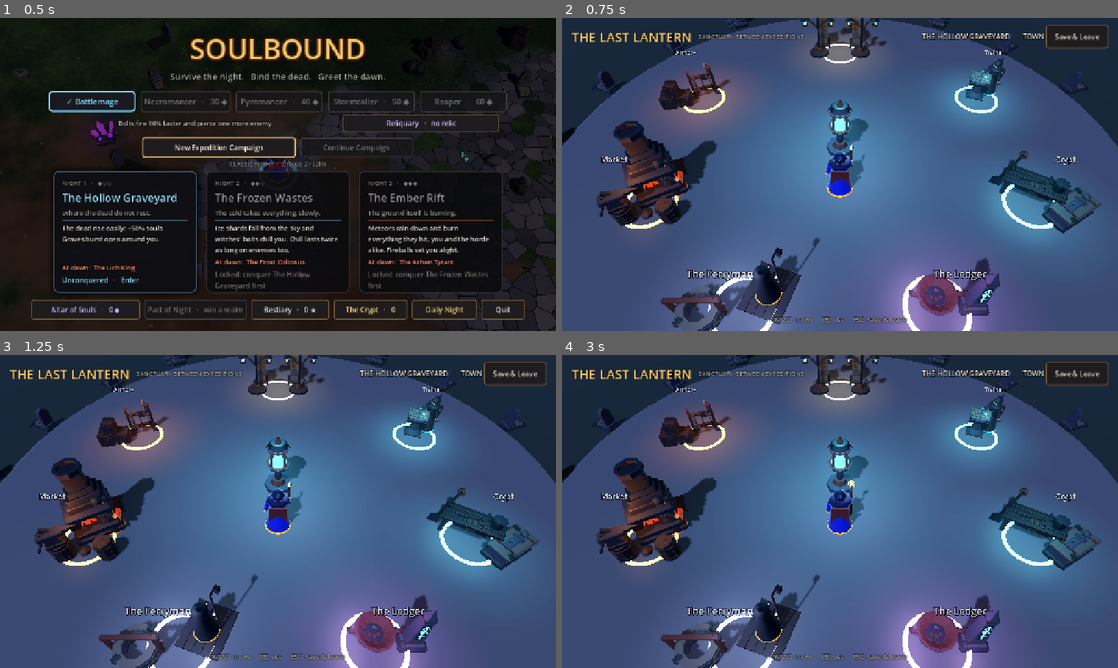
Above: before the commit, frames 1-4 (two rows, left to right).
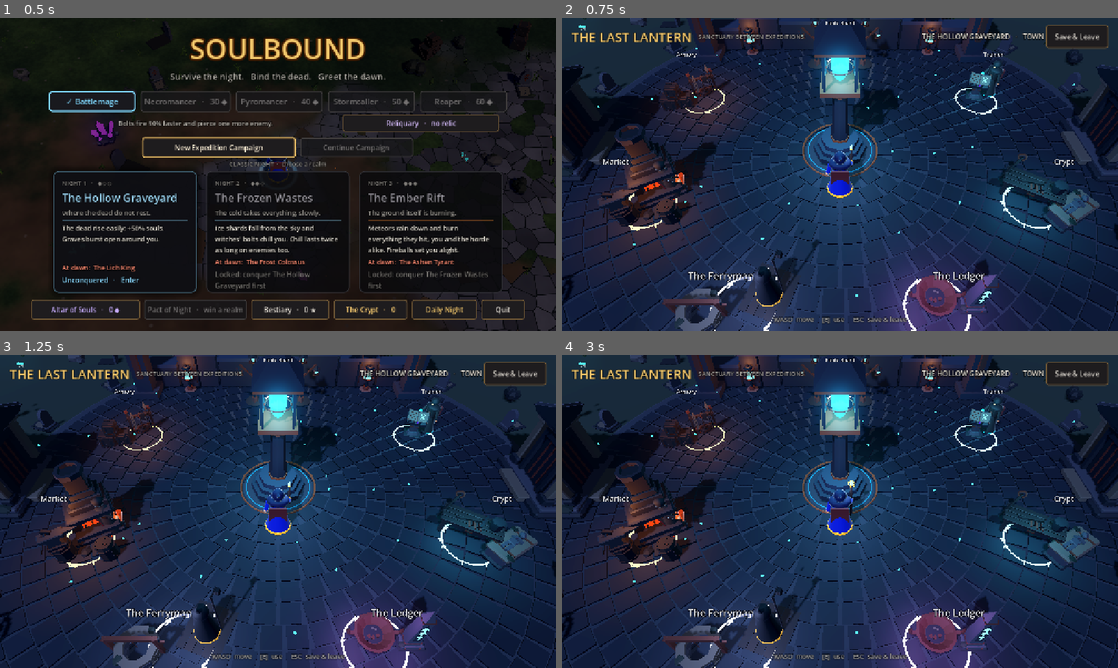
Above: after the commit, the same moments.

Repository: MarkJRogers92/ARPG
Game: Godot game, scene res://scenes/main.tscn
Two runs of this game, one before a commit and one after it. Both use one fixed random seed, a clock stepped at 60 frames per second and the inputs below. Sound files missing from this copy of the repository are replaced by a short silence.
Inputs:
- Up to frame 1 (0.5 s): no input
- Up to frame 2 (0.75 s): click "New Expedition Campaign" at 0.5 s
- Up to frame 3 (1.25 s): no input
- Up to frame 4 (3 s): click "Save & Leave" at 1.25 s; click "New Expedition Campaign" at 2 s; click "Start new campaign" at 2.75 s

Frame 1 is identical in both runs. In frame 2, 81% of the frame differs, in the area x 0-100%, y 0-100%; in frame 3, 81%; in frame 4, 81%.

Commit message:
Walkable town visual pass: real Lantern and apse, flagstones, biome scenery
Reuses the sanctuary art from CampaignBackdrop at walking scale; laid
flagstone plaza with a southern road; biome-matched ground, fog and
scattered scenery; mausoleums, statues and braziers; soul motes; idle
keepers. Route board moves in front of the apse.

Co-Authored-By: Claude Opus 5.5 <noreply@anthropic.com>
Claude-Session: https://claude.ai/code/session_01TXGejhQz8wKbyJEB7eMGQ2

Diff:
--- a/scripts/campaign/campaign_walk_town.gd
+++ b/scripts/campaign/campaign_walk_town.gd
@@ -18,8 +18,8 @@
 ## around `at`; `person` adds a standing figure (Ferryman model or a robed
 ## keeper) so services read as people as well as places.
 const STATIONS := [
-	{"id": "route", "label": "Route Board  ·  depart", "at": Vector3(0, 0, -9.0), "color": GOLD,
-		"props": [["lantern_post", Vector3(-1.4, 0, 0), 0.0], ["lantern_post", Vector3(1.4, 0, 0), 0.0], ["broken_archway", Vector3(0, 0, -1.2), 0.0]]},
+	{"id": "route", "label": "Route Board  ·  depart", "at": Vector3(0, 0, -7.4), "color": GOLD,
+		"props": [["lantern_post", Vector3(-1.5, 0, -0.3), 0.0], ["lantern_post", Vector3(1.5, 0, -0.3), 0.0]]},
 	{"id": "pack", "label": "Armory  ·  equipment", "at": Vector3(-8.0, 0, -4.0), "color": EMBER,
 		"props": [["weapon_rack", Vector3(0, 0, -0.6), 25.0], ["crate_stack", Vector3(-1.3, 0, 0.4), 10.0]]},
 	{"id": "market", "label": "Market  ·  buy, sell, reforge", "at": Vector3(-8.5, 0, 3.5), "color": EMBER,
@@ -49,6 +49,24 @@
 var _rings: Dictionary = {} # service id -> MeshInstance3D
 var _near := ""
 var _clock := 0.0
+var _env: Environment
+var _ground_material: StandardMaterial3D
+var _scatter: Node3D
+var _biome := -1
+var _motes: Array[MeshInstance3D] = []
+var _mote_origins: Array[Vector3] = []
+var _keepers: Array[Node3D] = []
+
+## Per-biome ground, ambient, fog, and the scenery kinds scattered beyond
+## the plaza (Models.prop kinds, the same ones combat decor uses).
+const BIOMES := [
+	{"ground": Color(0.1, 0.13, 0.085), "ambient": Color(0.53, 0.63, 0.79), "fog": Color(0.08, 0.1, 0.16),
+		"props": [["grass", 70], ["bush", 14], ["tree", 12], ["grave", 12], ["rock", 10], ["mushroom", 10], ["bones", 6]]},
+	{"ground": Color(0.62, 0.68, 0.76), "ambient": Color(0.62, 0.72, 0.9), "fog": Color(0.42, 0.5, 0.62),
+		"props": [["pine", 22], ["snowrock", 16], ["ice", 12], ["rock", 8], ["grave", 6]]},
+	{"ground": Color(0.16, 0.08, 0.06), "ambient": Color(0.82, 0.5, 0.36), "fog": Color(0.22, 0.08, 0.04),
+		"props": [["ashtree", 18], ["obsidian", 16], ["brimstone", 12], ["rock", 10], ["bones", 8]]},
+]
 
 
 func _ready() -> void:
@@ -70,6 +88,14 @@
 func present(state: Dictionary) -> void:
 	if not is_instance_valid(_hero):
 		return
+	var biome := clampi(int(state.get("biome_index", 0)), 0, BIOMES.size() - 1)
+	if biome != _biome:
+		_biome = biome
+		var look: Dictionary = BIOMES[biome]
+		_ground_material.albedo_color = look["ground"]
+		_env.ambient_light_color = look["ambient"]
+		_env.fog_light_color = look["fog"]
+		_build_scatter(biome)
 	var info: Dictionary = HeroClass.data(str(state.get("hero_class", "")))
 	if info.has("look"):
 		_hero.set_body(info["look"])
@@ -91,6 +117,12 @@
 	for id: String in _rings:
 		var ring: MeshInstance3D = _rings[id]
 		ring.scale = Vector3.ONE * ((1.12 + 0.06 * sin(_clock * 3.0)) if id == _near else 1.0)
+	for i in _motes.size():
+		var phase := float(i) * 0.71
+		_motes[i].position = _mote_origins[i] + Vector3(cos(_clock * 0.3 + phase) * 0.4, sin(_clock * 0.8 + phase) * 0.3, sin(_clock * 0.25 + phase) * 0.4)
+	for i in _keepers.size():
+		_keepers[i].position.y = sin(_clock * 1.6 + i) * 0.03
+		_keepers[i].scale.y = 1.0 + sin(_clock * 1.6 + i) * 0.015
 	if not walking or not is_instance_valid(_hero):
 		return
 	var input := Input.get_vector("move_left", "move_right", "move_up", "move_down")
@@ -111,7 +143,7 @@
 	if next.length() > PLAZA_RADIUS:
 		next = next.normalized() * PLAZA_RADIUS
 	_hero_pos = next
-	_hero.position = Vector3(_hero_pos.x, 0, _hero_pos.y)
+	_hero.position = Vector3(_hero_pos.x, 0.12, _hero_pos.y) # stand on the flagstones
 	if velocity.length() > 0.1:
 		_hero.rotation.y = atan2(-velocity.x, -velocity.y)
 	_hero.set_motion(velocity, maxf(delta, 0.001))
@@ -144,6 +176,7 @@
 
 func _build_environment() -> void:
 	var env := Environment.new()
+	_env = env
 	env.background_mode = Environment.BG_COLOR
 	env.background_color = Color(0.026, 0.044, 0.064)
 	env.ambient_light_source = Environment.AMBIENT_SOURCE_COLOR
@@ -182,7 +215,8 @@
 	var plane := PlaneMesh.new()
 	plane.size = Vector2(70, 70)
 	ground.mesh = plane
-	ground.material_override = _flat_material(Color(0.1, 0.12, 0.09))
+	_ground_material = _flat_material(BIOMES[0]["ground"])
+	ground.material_override = _ground_material
 	add_child(ground)
 	var plaza := MeshInstance3D.new()
 	var disc := CylinderMesh.new()
@@ -192,18 +226,131 @@
 	disc.radial_segments = 48
 	plaza.mesh = disc
 	plaza.position.y = 0.04
-	plaza.material_override = _flat_material(Color(0.24, 0.235, 0.25))
+	plaza.material_override = _flat_material(Color(0.12, 0.13, 0.15))
 	add_child(plaza)
 	# A ring of graves and pillars marks the sanctuary's edge.
 	for i in 18:
 		var angle := TAU * i / 18.0
 		var kind := "rune_gravestone" if i % 3 else "ruined_pillar"
+		if sin(angle) > 0.0 and absf(cos(angle)) * (PLAZA_RADIUS + 2.2) < 4.0:
+			continue # the road and its statues
 		_prop(kind, Vector3(cos(angle), 0, sin(angle)) * (PLAZA_RADIUS + 2.2), rad_to_deg(-angle) + 90.0, 1.0, false)
 
 
+## Reuses the sanctuary art from CampaignBackdrop (the Last Lantern and the
+## ruined apse) at walking scale, so the town is the place players already know.
 func _build_lantern() -> void:
-	_prop("soul_brazier", Vector3.ZERO, 0.0, 1.6, true)
-	_light(Vector3(0, 3.0, 0), SOUL, 4.0, 11.0)
+	var art := CampaignBackdrop.new()
+	var lantern := Node3D.new()
+	lantern.name = "LastLantern"
+	# The backdrop draws the lantern at (0, 0, -1.72); recenter it on the plaza.
+	lantern.scale = Vector3.ONE * 1.6
+	lantern.position = Vector3(0, 0, 1.72 * 1.6)
+	add_child(lantern)
+	art._add_lantern(lantern)
+	var apse := Node3D.new()
+	apse.name = "RuinedApse"
+	apse.scale = Vector3.ONE * 1.9
+	apse.position = Vector3(0, 0, -4.0)
+	add_child(apse)
+	art._add_chapel(apse)
+	art.free()
+	_blockers.append([Vector2.ZERO, 1.45])
+	for i in 15:
+		_blockers.append([Vector2(-8.4 + i * 1.2, -10.0), 0.8])
+	for x in [-8.74, 8.74]:
+		_blockers.append([Vector2(x, -8.75), 1.0])
+	_light(Vector3(0, 5.0, 0), SOUL, 3.0, 14.0)
+	_build_flagstones()
+	_build_buildings()
+	_build_motes()
+
+
+## Individually laid stones in rings, plus a road leaving south.
+func _build_flagstones() -> void:
+	var kit := MeshKit.new()
+	kit.flat = true
+	kit.max_segments = 16
+	var stone := Color(0.3, 0.34, 0.4)
+	var ring := 0
+	var radius := 2.2
+	while radius < PLAZA_RADIUS + 1.0:
+		var count := int(TAU * radius / 0.95)
+		for i in count:
+			var angle := TAU * (i + 0.5 * (ring % 2)) / count
+			var shade := float(posmod(i * 7 + ring * 13, 5)) * 0.025
+			kit.box(Vector3(0.86, 0.1, 0.8), MeshKit.at(Vector3(cos(angle) * radius, 0.1, sin(angle) * radius), Vector3(0, rad_to_deg(-angle) + float(posmod(i * 3, 5) - 2), 0)), stone.darkened(0.12 + shade))
+		radius += 0.92
+		ring += 1
+	for i in 12:
+		var z := PLAZA_RADIUS + 0.6 + i * 0.9
+		for x in [-0.9, 0.0, 0.9]:
+			kit.box(Vector3(0.82, 0.1, 0.8), MeshKit.at(Vector3(x + (0.2 if i % 2 else -0.2), 0.08 - i * 0.004, z), Vector3(0, float(posmod(i * 5, 7) - 3), 0)), stone.darkened(0.18 + i * 0.015))
+	# Brass inlay rings around the lantern, as in the vignette.
+	kit.torus(1.85, 1.95, MeshKit.at(Vector3(0, 0.16, 0)), Color(0.61, 0.43, 0.24), 0.12, 32)
+	kit.torus(1.6, 1.66, MeshKit.at(Vector3(0, 0.17, 0)), SOUL.darkened(0.3), 0.35, 32)
+	var instance := MeshInstance3D.new()
+	instance.name = "Flagstones"
+	instance.mesh = kit.commit(Models.material("kit"))
+	add_child(instance)
+
+
+## Larger structures behind the service ring give the plaza a skyline.
+func _build_buildings() -> void:
+	_prop("mausoleum", Vector3(-14.5, 0, 0.0), 90.0, 1.3, false)
+	_prop("mausoleum", Vector3(14.5, 0, 0.0), -90.0, 1.3, false)
+	_prop("guardian_statue", Vector3(-2.2, 0, PLAZA_RADIUS + 1.6), 180.0, 1.1, false)
+	_prop("guardian_statue", Vector3(2.2, 0, PLAZA_RADIUS + 1.6), 180.0, 1.1, false)
+	_prop("funeral_wagon", Vector3(-11.8, 0, 7.5), 40.0, 1.0, false)
+	_prop("winged_memorial", Vector3(11.8, 0, 7.5), -40.0, 1.0, false)
+	_prop("soul_brazier", Vector3(-6.0, 0, -9.2), 0.0, 1.0, true)
+	_prop("soul_brazier", Vector3(6.0, 0, -9.2), 0.0, 1.0, true)
+	_light(Vector3(-6.0, 1.8, -9.2), EMBER, 2.0, 5.0)
+	_light(Vector3(6.0, 1.8, -9.2), EMBER, 2.0, 5.0)
+
+
+func _build_motes() -> void:
+	var kit := MeshKit.new()
+	kit.sphere(0.05, Transform3D.IDENTITY, SOUL, 1.0, 6, 3)
+	var mesh := kit.commit(Models.material("kit"))
+	for i in 28:
+		var mote := MeshInstance3D.new()
+		mote.mesh = mesh
+		var angle := TAU * i / 28.0 + float(i % 3)
+		var distance := 2.0 + float((i * 37) % 100) * 0.1
+		mote.position = Vector3(cos(angle) * distance, 0.8 + float(i % 6) * 0.45, sin(angle) * distance)
+		add_child(mote)
+		_motes.append(mote)
+		_mote_origins.append(mote.position)
+
+
+## Scenery beyond the plaza follows the current biome; rebuilt only on change.
+func _build_scatter(biome: int) -> void:
+	if is_instance_valid(_scatter):
+		_scatter.free()
+	_scatter = Node3D.new()
+	_scatter.name = "Scatter"
+	add_child(_scatter)
+	var info: Dictionary = BIOMES[biome]
+	var rng := RandomNumberGenerator.new()
+	rng.seed = 7919 + biome
+	for entry: Array in info["props"]:
+		var mesh := Models.prop(entry[0])
+		if mesh == null:
+			continue
+		for i in int(entry[1]):
+			var angle := rng.randf() * TAU
+			var distance := rng.randf_range(PLAZA_RADIUS + 3.0, 32.0)
+			var at := Vector3(cos(angle) * distance, 0, sin(angle) * distance)
+			# Keep the southern road clear.
+			if absf(at.x) < 2.5 and at.z > 0.0:
+				at.x += 4.0 * signf(at.x + 0.01)
+			var instance := MeshInstance3D.new()
+			instance.mesh = mesh
+			instance.position = at
+			instance.rotation.y = rng.randf() * TAU
+			instance.scale = Vector3.ONE * rng.randf_range(0.8, 1.3)
+			_scatter.add_child(instance)
 
 
 func _build_station(station: Dictionary) -> void:
@@ -220,6 +367,8 @@
 			keeper.position = at + Vector3(0.9, 0, -0.9)
 			keeper.rotation.y = atan2(keeper.position.x, keeper.position.z) # face the plaza
 			add_child(keeper)
+			_keepers.append(keeper)
+			_blockers.append([Vector2(keeper.position.x, keeper.position.z), 0.5])
 	# A glowing ring on the ground marks where to stand; always present so a
 	# missing prop never hides a service.
 	var ring := MeshInstance3D.new()
Not shown, changed: docs/expedition_campaign/WALKABLE_TOWN.md
